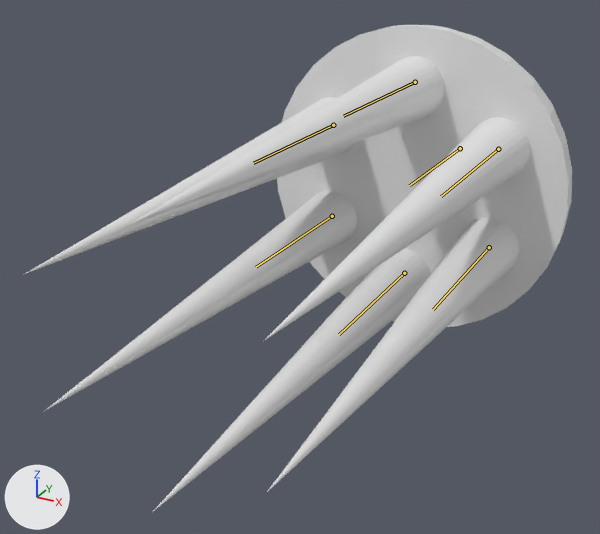
What one commit did to the Blender file Enemies/ClarityJellyfish.blend.
Both versions are drawn from a 50 mm lens placed at (1.85, -4.83, 1.68), pointed at (-0.21, -1.08, -0.2). Every picture has the same lights, and +X, +Y and +Z are marked at lower left. The first picture is the older version. The bones that bend it are drawn over the model as lines.
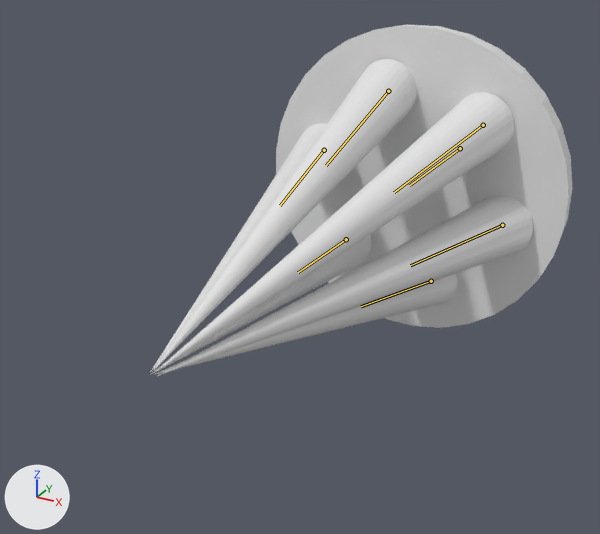
Commit message: Jellyfish Sweep Anim

The newer file adds an action. The first version stands in its rest pose; the second is drawn at frame 42 of the action 'Sweep'.

Boxes (x1, y1, x2, y2) around the edits, measured in the pictures (600 x 534 px):
'Cube', posed: before (277, 25, 572, 327); after (276, 25, 573, 328)
'Cube.004', posed (19% taller): before (154, 248, 431, 511); after (152, 59, 417, 372)
'Cube.005', posed (14% wider, 27% taller): before (43, 191, 357, 412); after (156, 92, 514, 372)
'Cube.006', posed (13% wider): before (23, 97, 356, 275); after (157, 196, 533, 376)
'Cube.001', posed: before (127, 56, 444, 226); after (156, 274, 457, 374)
'Cube.003', posed: before (267, 218, 519, 492); after (150, 123, 327, 372)
'Cube.002', posed: before (265, 117, 530, 340); after (152, 235, 372, 374)
bone 'Bone', root to tip: before (415, 82) to (343, 116); after (431, 281) to (361, 306)
bone 'Bone.001', root to tip: before (498, 149) to (441, 196); after (346, 239) to (298, 272)
bone 'Bone.002', root to tip: before (489, 247) to (433, 309); after (324, 150) to (280, 205)
bone 'Bone.003', root to tip: before (404, 273) to (339, 334); after (388, 91) to (326, 165)
bone 'Bone.004', root to tip: before (333, 125) to (253, 163); after (502, 225) to (410, 265)
bone 'Bone.005', root to tip: before (332, 216) to (256, 267); after (483, 125) to (394, 192)

The edits, one by one:
Bone 'Bone.006' (bone_bone_006) turns from (0, 0, 0) to (0, -164, 0) degrees about its own x, y and z.
Bone 'Bone' (bone_bone) turns from (0, 0, 0) to (13, 0, 0) degrees about its own x, y and z.
Bone 'Bone.001' (bone_bone_001) turns from (0, 0, 0) to (7, -1, 11) degrees about its own x, y and z.
Bone 'Bone.002' (bone_bone_002) turns from (0, 0, 0) to (-7, 1, 11) degrees about its own x, y and z.
Bone 'Bone.003' (bone_bone_003) turns from (0, 0, 0) to (-13, 0, 0) degrees about its own x, y and z.
Bone 'Bone.004' (bone_bone_004) turns from (0, 0, 0) to (7, 1, -11) degrees about its own x, y and z.
Bone 'Bone.005' (bone_bone_005) turns from (0, 0, 0) to (-7, -1, -11) degrees about its own x, y and z.
